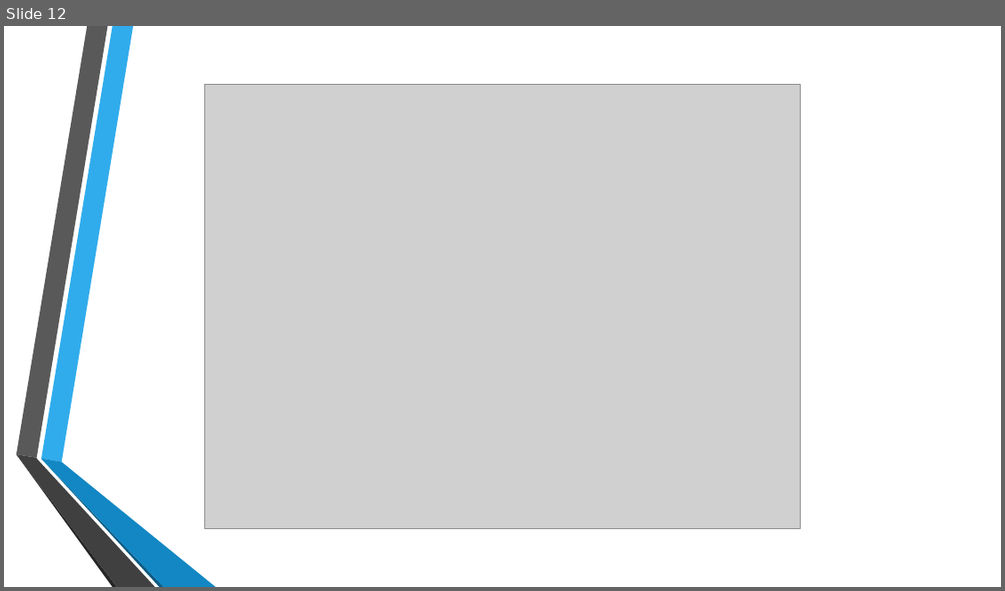
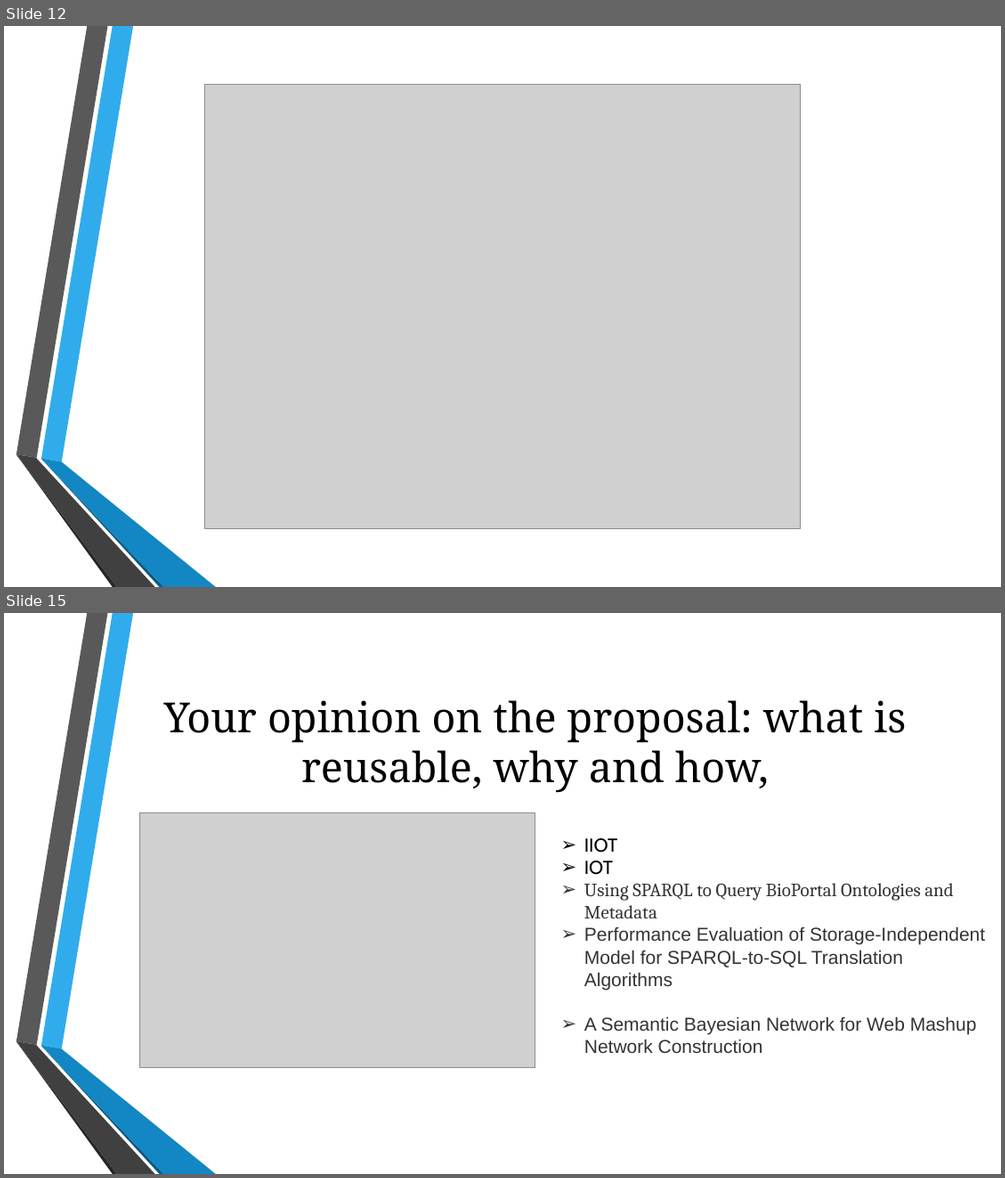
Before and after one commit to anindameister/cps2Project, a slide deck: CPS2 Project1.pptx. Shown one above the other, each under a label of ours: slide 12 before the commit, slides 12 and 15 after it; the slides between them are not shown. The pictures are 1005x591 and 1005x1178 pixels, drawn with LibreOffice and Linux fonts; fonts in the diff are those of the drawing; grey boxes stand for pictures; background and template pictures are left out. Boxes give left, top, right and bottom in pixels: in the first picture for what was removed or moved away, otherwise in the second. Text is boxed around its words. In the diff, an @@ line names an element or a change of style, - is before the commit and + after.

```diff
--- a/CPS2 Project1.pptx
+++ b/CPS2 Project1.pptx
@@ slide 15 added at box(4, 613, 1001, 1174), background picture (left out); not listed: 6 template elements that a slide beside it also shows @@
@@ title added at box(164, 700, 906, 793), 40 pt, text #000000 @@
+Your opinion on the proposal: what is reusable, why and how,
@@ picture added at box(139, 812, 535, 1069) @@
@@ text added at box(584, 838, 985, 1053), 18 pt, text #333333 @@
+➢ IIOT
+➢ IOT
+➢ Using SPARQL to Query BioPortal Ontologies and Metadata
+➢ Performance Evaluation of Storage-Independent Model for SPARQL-to-SQL Translation Algorithms
+➢ A Semantic Bayesian Network for Web Mashup Network Construction
```
Also in this commit, not shown: 1 slide changed, 3 other slides added, 3 slides removed, 2 other files.
